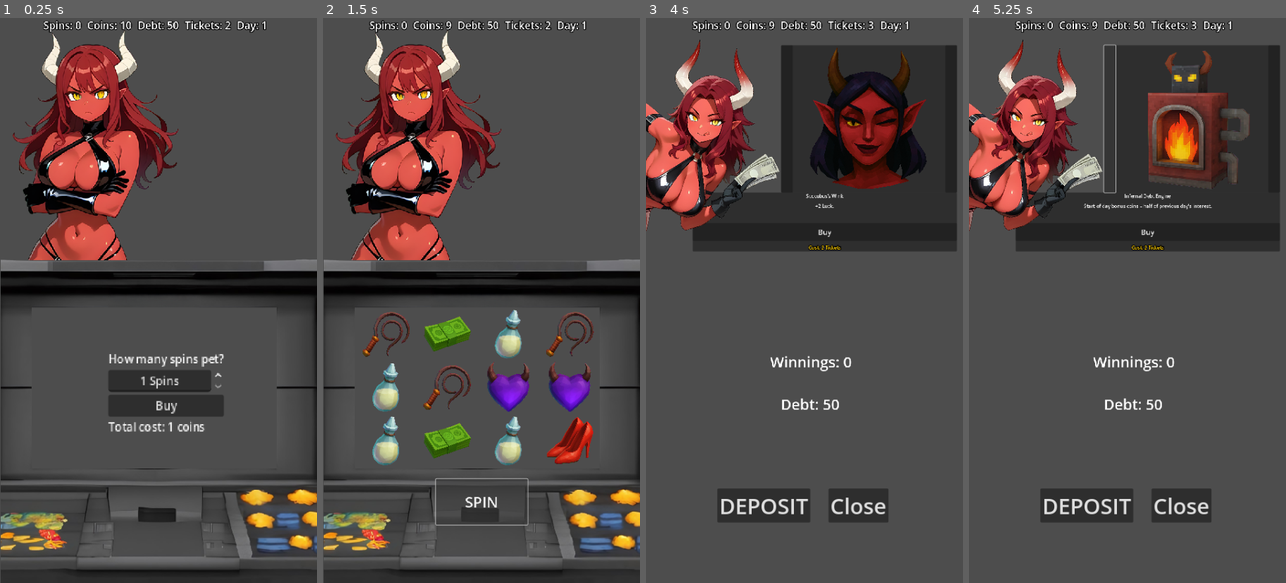
Above: before the commit, frames 1-4 (left to right).
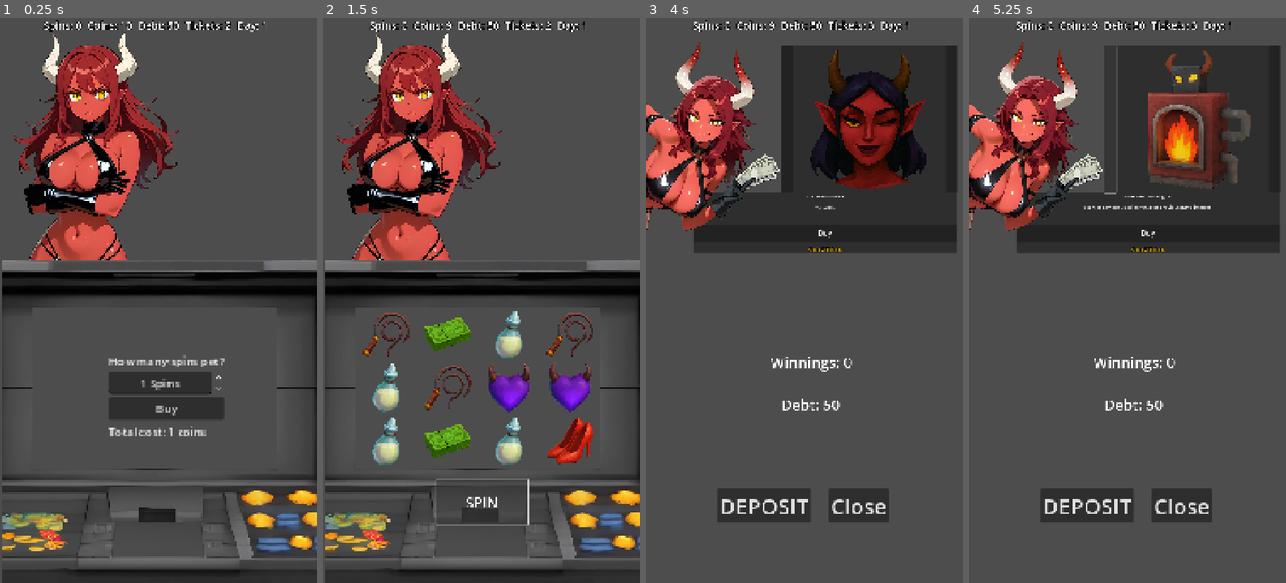
Above: after the commit, the same moments.

Repository: Ryuk94/Sin-Spin
Game: Godot game, scene res://scenes/MainGame.tscn
The game is run twice, just before and just after one commit, with the same random seed, the same clock (stepped at 60 frames per second) and the same inputs.
Inputs (mouse positions are in pixels of both pictures, inside the frame that each line leads up to):
- Up to frame 1 (0.25 s): no input
- Up to frame 2 (1.5 s): click "Buy" at 0.5 s; click "SPIN" at 1.25 s
- Up to frame 3 (4 s): click "SPIN" at 2 s; click "SPIN" at 2.75 s; tap Enter (ui_accept) at 3.5, 3.77 s
- Up to frame 4 (5.25 s): click (1108, 119) at 4.25 s; click (1108, 119) at 5 s

The runs differ from the first frame. In frame 1, 6.1% of the frame differs, in the area x 0-100%, y 0-100%; in frame 2, 6.7%; in frame 3, 4.4%; in frame 4, 4.8%.

Commit message:
Add files via upload

Diff:
--- a/MainGame.gd
+++ b/MainGame.gd
@@ -9,9 +9,9 @@
 @onready var bedroom := $GameplayRoot/Bedroom
 
 func _ready():
-	DisplayServer.window_set_size(Vector2i(720, 1280))
-	DisplayServer.window_set_position(Vector2i(3760, 80))
-
+	#DisplayServer.window_set_size(Vector2i(720, 1280))
+	#DisplayServer.window_set_position(Vector2i(3760, 80))
+	GlobalMusicPlayer.load_track("main")
 	SceneManager.setup(
 		$GameplayRoot/Bedroom,
 		{
--- a/project.godot
+++ b/project.godot
@@ -14,8 +14,8 @@
 run/main_scene="uid://p82kxx2s84qn"
 config/features=PackedStringArray("4.4", "GL Compatibility")
 boot_splash/bg_color=Color(0.115457, 0.0997234, 0.317069, 1)
-boot_splash/image="uid://d3a6q8vvs3lje"
-config/icon="res://icon.svg"
+boot_splash/image="uid://bic4da7nbfbxe"
+config/icon="uid://ba3qta5xcs5la"
 
 [autoload]
 
--- /dev/null
+++ b/tracklist.json
@@ -0,0 +1 @@
+{"tracks":[{"artist":"AI","beat_count":4,"bpm":160.0,"name":"main","stream":["res://assets/Cyber Shadows.mp3"]}],"version":1}
